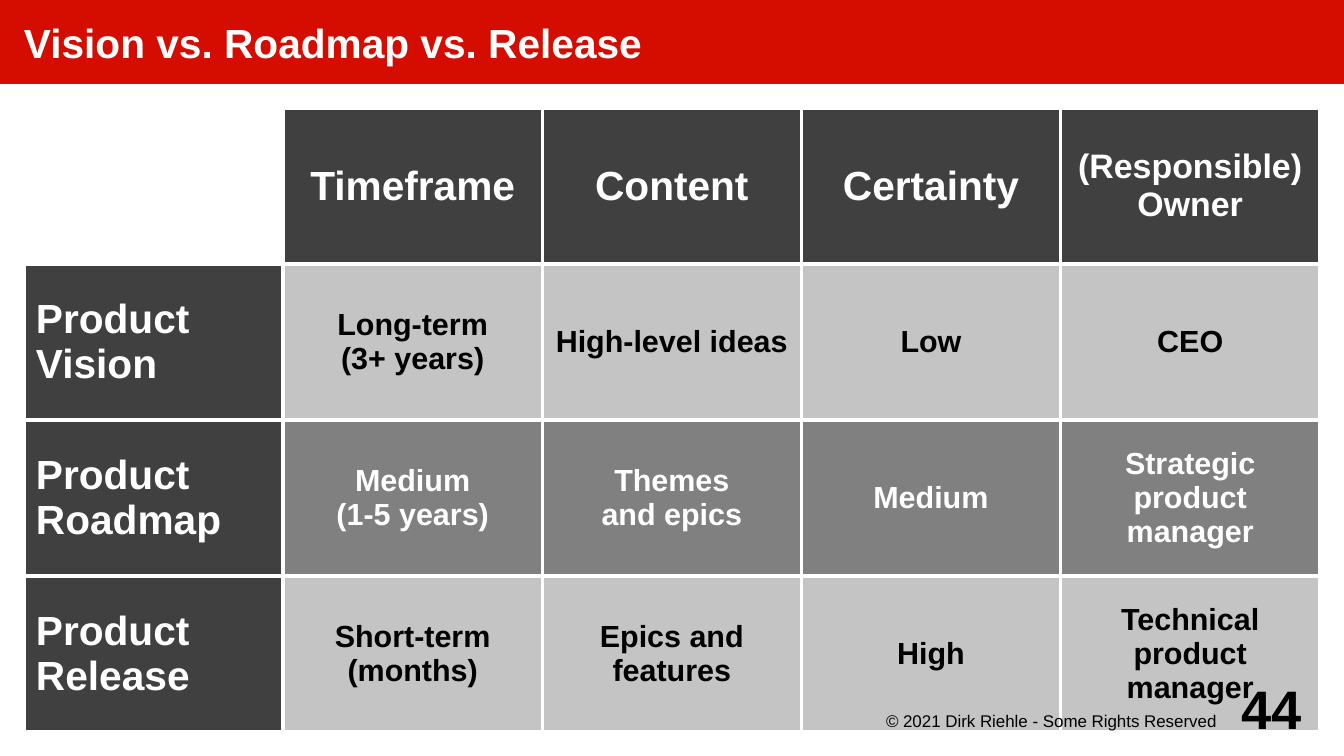
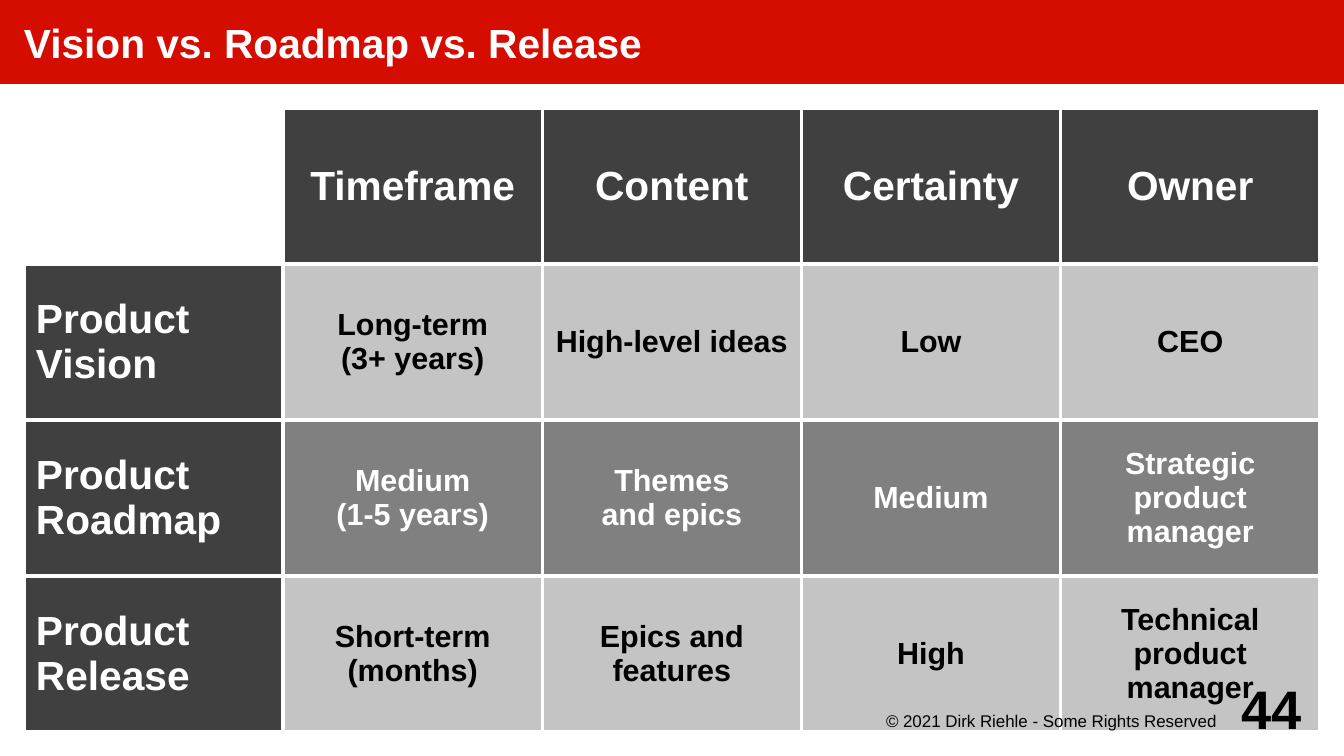
Before and after one commit to dirkriehle/amos-course, a slide deck: slide 44 of Lecture slides/AMOS D02 - Planning and Tracking.odp. Drawn at 1344x756 pixels with LibreOffice and Linux fonts; fonts in the diff are those of the drawing. Boxes give left, top, right and bottom in pixels: in the first picture for what was removed or moved away, otherwise in the second. Text is boxed around its words. In the diff, an @@ line names an element or a change of style, - is before the commit and + after.

```diff
--- a/Lecture slides/AMOS D02 - Planning and Tracking.odp
+++ b/Lecture slides/AMOS D02 - Planning and Tracking.odp
@@ table at box(24, 109, 1323, 733) @@
-row 1, column 5: (Responsible) Owner
+row 1, column 5: Owner
```
Also in this commit, not shown: 8 other slides changed, 11 other files.
